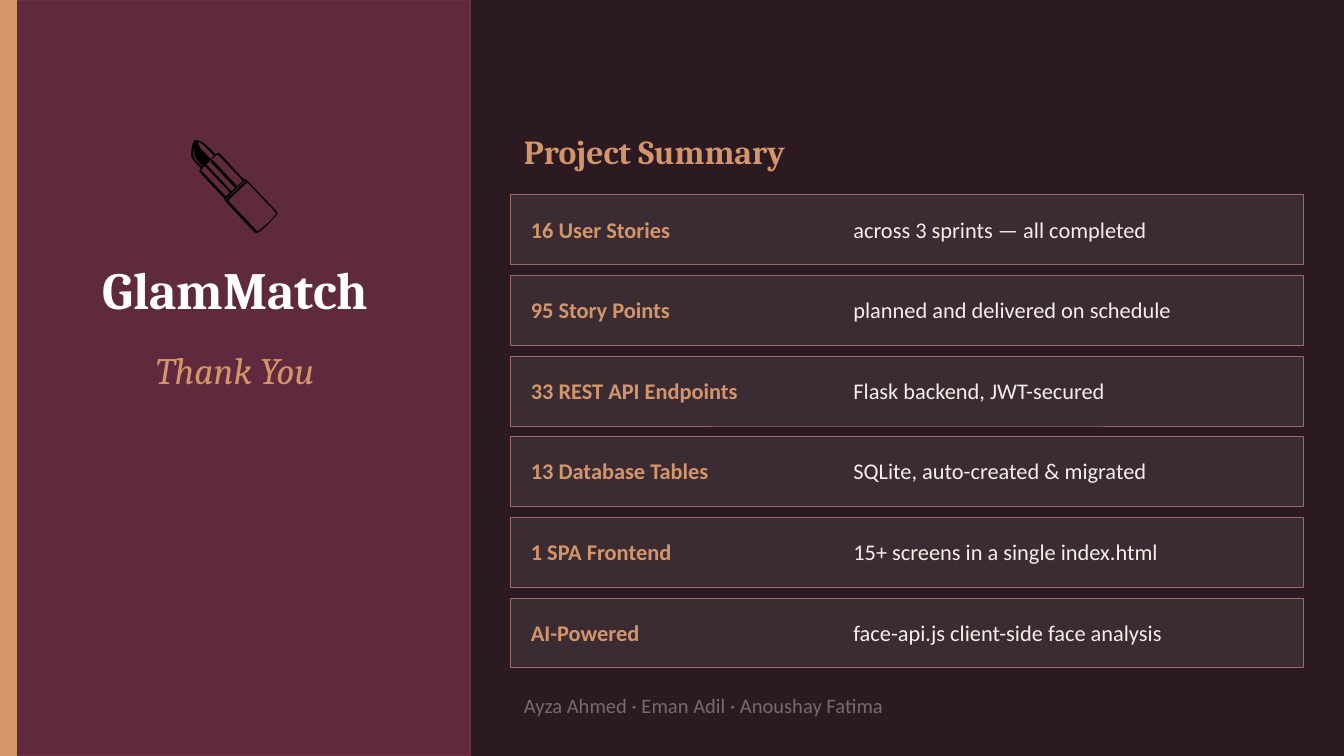
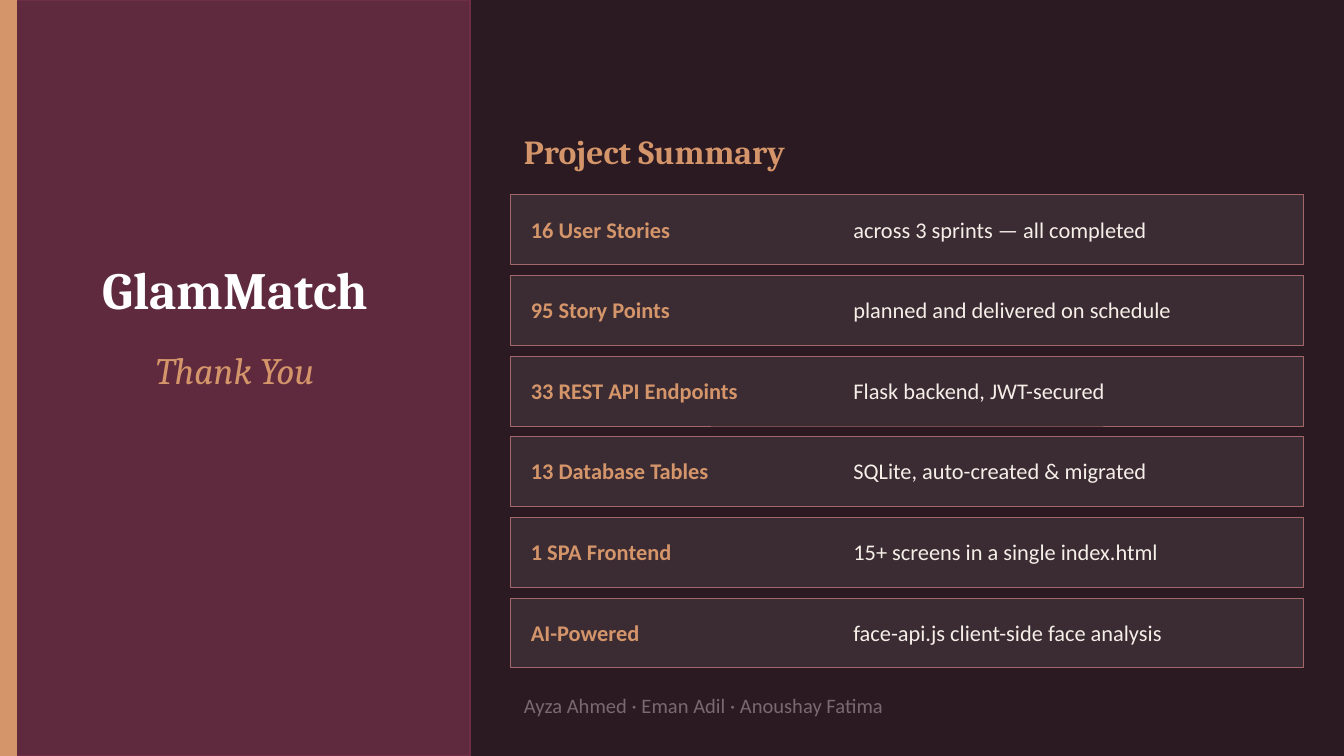
Before and after one commit to l242585-ai/GLAMMATCH, a slide deck: slide 11 of GlamMatch_Full_Project_Presentation.pptx. Drawn at 1344x756 pixels with LibreOffice and Linux fonts; fonts in the diff are those of the drawing. Boxes give left, top, right and bottom in pixels: in the first picture for what was removed or moved away, otherwise in the second. Text is boxed around its words. In the diff, an @@ line names an element or a change of style, - is before the commit and + after.

```diff
--- a/GlamMatch_Full_Project_Presentation.pptx
+++ b/GlamMatch_Full_Project_Presentation.pptx
@@ text removed at <box>47,108,423,242</box> @@
-💄
```
Also in this commit, not shown: 6 other slides changed.
